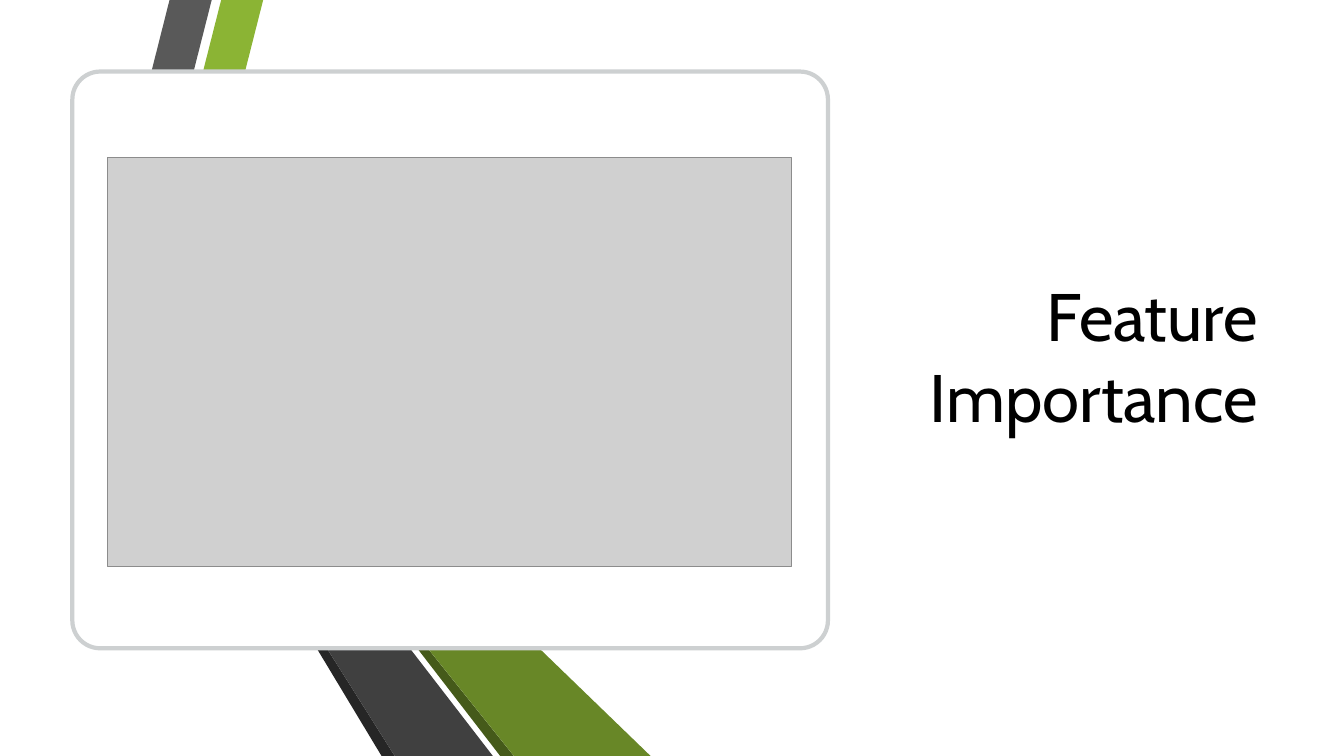
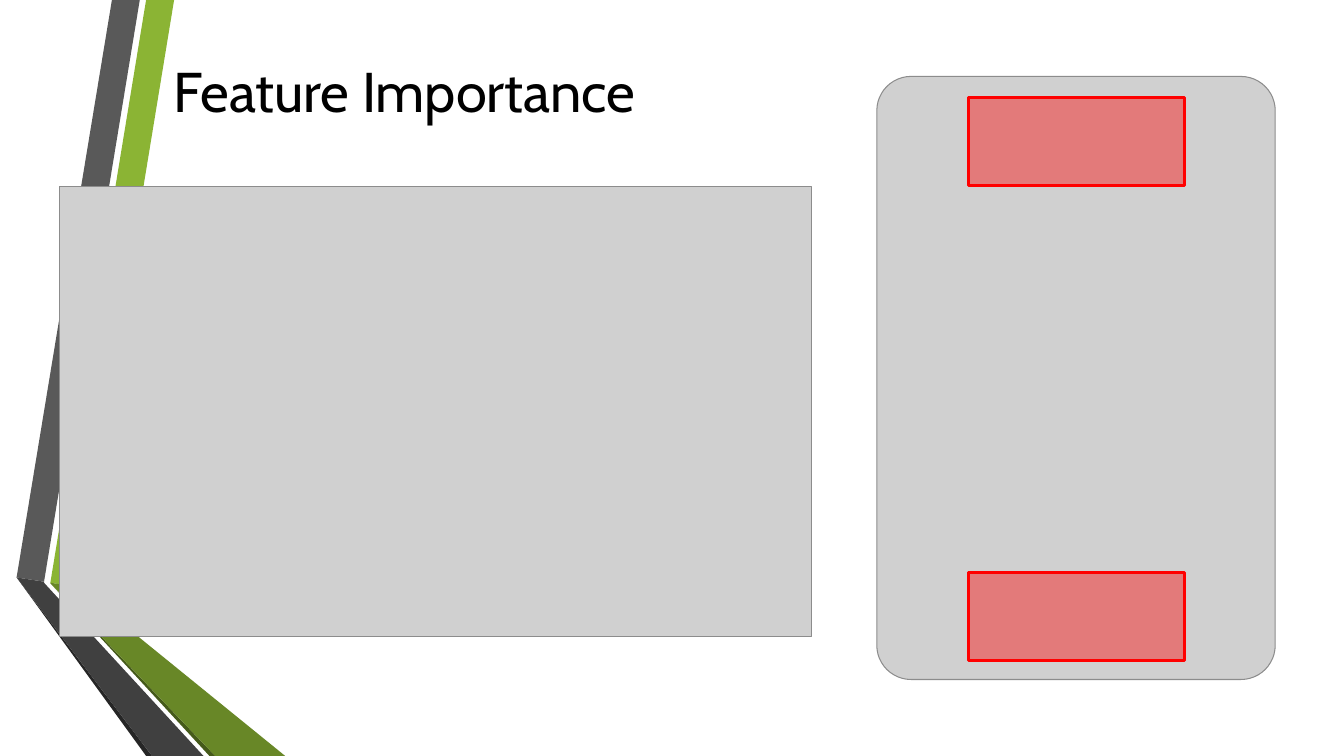
Before and after one commit to douglaspsteen/Predict_EPL_Matches, a slide deck: slide 7 of steen_mod5_pres.pptx (slide 8 before the commit). Drawn at 1344x756 pixels with LibreOffice and Linux fonts; fonts in the diff are those of the drawing; grey boxes stand for pictures; background and template pictures are left out. Boxes give left, top, right and bottom in pixels: in the first picture for what was removed or moved away, otherwise in the second. Text is boxed around its words. In the diff, an @@ line names an element or a change of style, - is before the commit and + after.

```diff
--- a/steen_mod5_pres.pptx
+++ b/steen_mod5_pres.pptx
@@ rectangle removed at (x1=0, y1=0, x2=1344, y2=756) @@
@@ title "Feature Importance" moved from (x1=930, y1=294, x2=1258, y2=437) to (x1=174, y1=72, x2=635, y2=125) @@
@@ title "Feature Importance" at (x1=174, y1=72, x2=635, y2=125): size 48 to 40 pt; alignment right to left; vertical alignment bottom to middle @@
@@ rounded rectangle removed at (x1=73, y1=72, x2=829, y2=648) @@
@@ picture added at (x1=877, y1=77, x2=1275, y2=680) @@
@@ rectangle added at (x1=969, y1=98, x2=1186, y2=187), fill #FF0000 at 41% opacity, outline #FF0000 2.25 pt @@
@@ picture resized from (x1=108, y1=158, x2=791, y2=567) to (x1=59, y1=187, x2=813, y2=636) @@
@@ group removed at (x1=60, y1=0, x2=614, y2=756): 6 freeform shapes @@
@@ group removed at (x1=98, y1=0, x2=651, y2=756): 6 freeform shapes @@
@@ rectangle added at (x1=969, y1=573, x2=1186, y2=661), fill #FF0000 at 41% opacity, outline #FF0000 2.25 pt @@
```
Also in this commit, not shown: 4 other slides changed, 1 slide removed, 2 other files.
